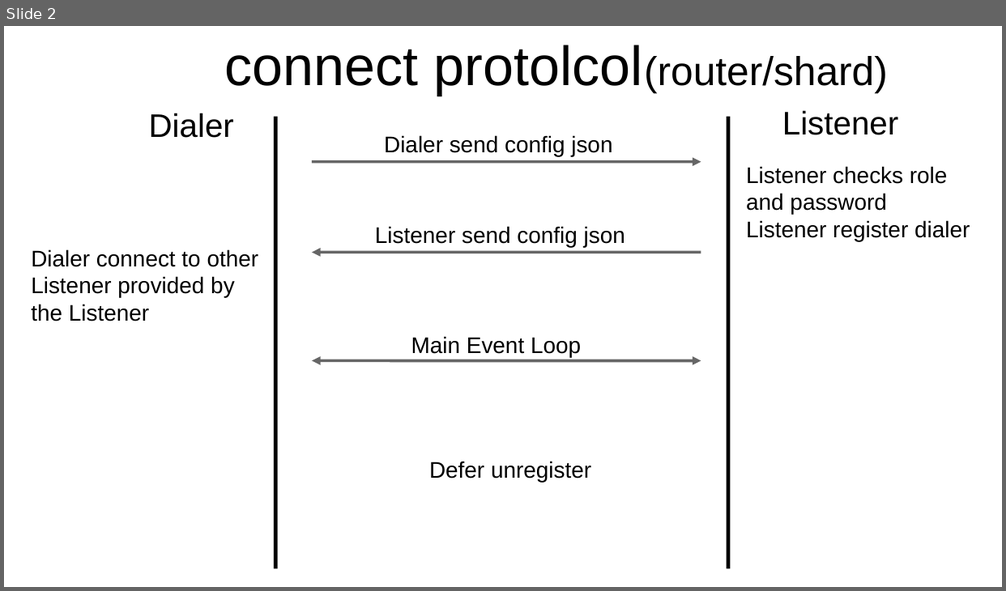
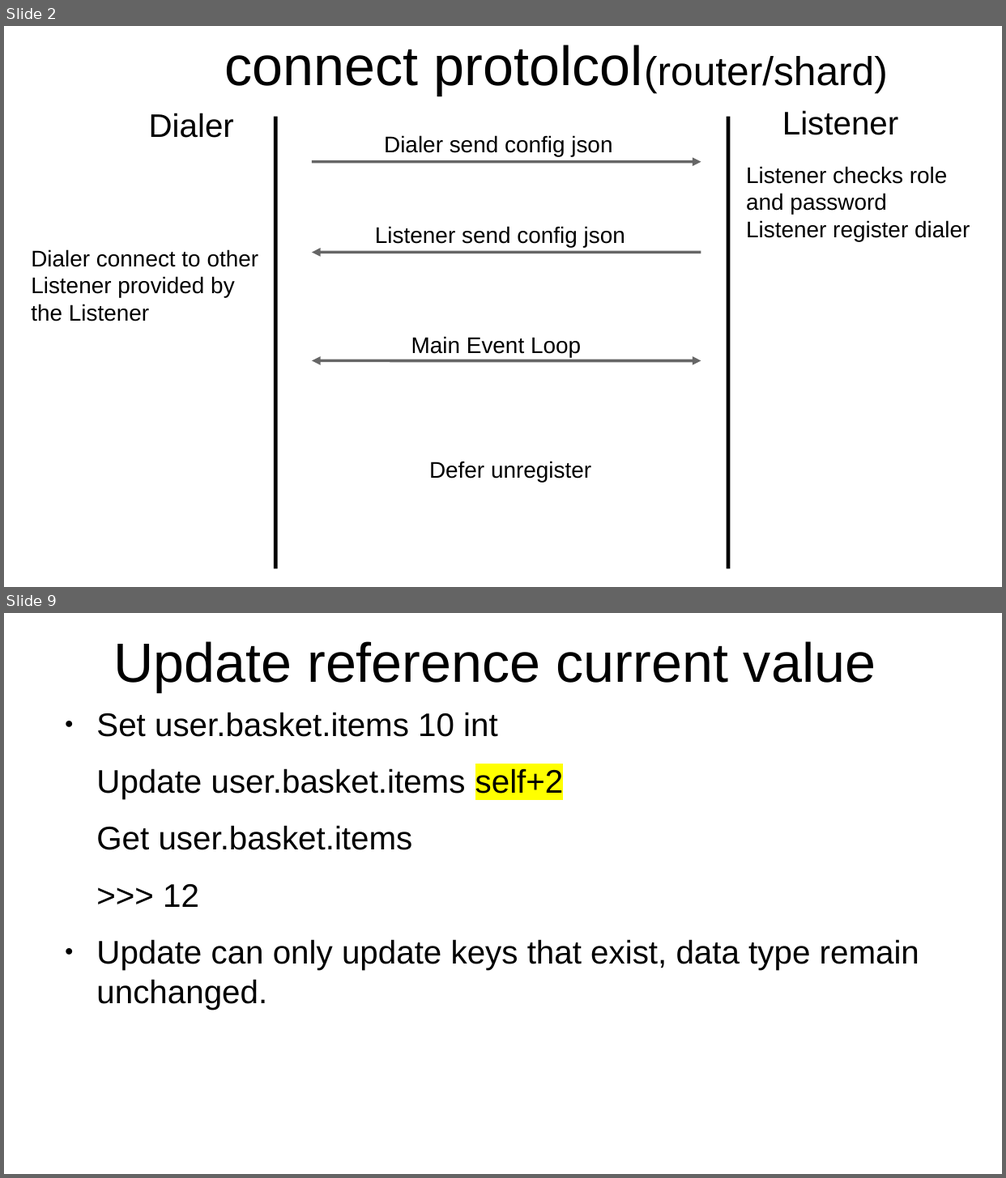
Before and after one commit to YC-Lammy/DejavuDB, a slide deck: doc/concept.odp. Shown one above the other, each under a label of ours: slide 2 before the commit, slides 2 and 9 after it; the slides between them are not shown. The pictures are 1006x591 and 1006x1178 pixels, drawn with LibreOffice and Linux fonts; fonts in the diff are those of the drawing. Boxes give left, top, right and bottom in pixels: in the first picture for what was removed or moved away, otherwise in the second. Text is boxed around its words. In the diff, an @@ line names an element or a change of style, - is before the commit and + after.

```diff
--- a/doc/concept.odp
+++ b/doc/concept.odp
@@ slide 9 added at bbox=[4, 613, 1002, 1174], background #FFFFFF @@
@@ title added at bbox=[113, 641, 876, 692], 44 pt, text #000000 @@
+Update reference current value
@@ text added at bbox=[96, 712, 919, 1010], 26 pt, text #000000 @@
+● Set user.basket.items 10 int
+Update user.basket.items self+2
+Get user.basket.items
+>>> 12
+● Update can only update keys that exist, data type remain unchanged.
```
Also in this commit, not shown: 4 slides changed, 4 other slides added, 10 other files.
